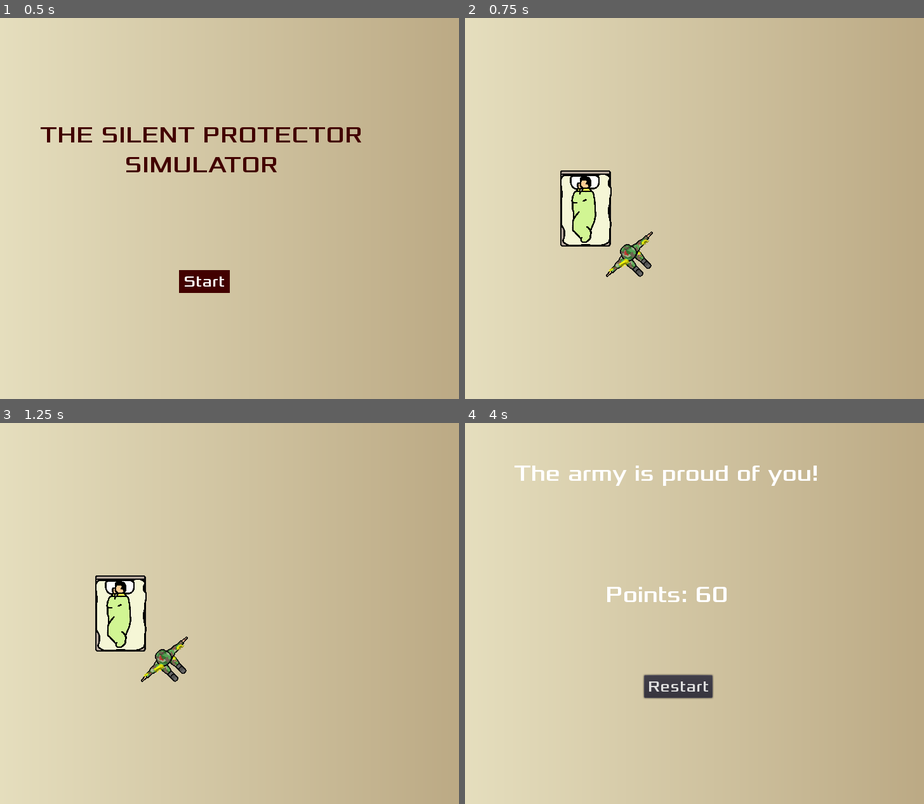
Above: before the commit, frames 1-4 (two rows, left to right).
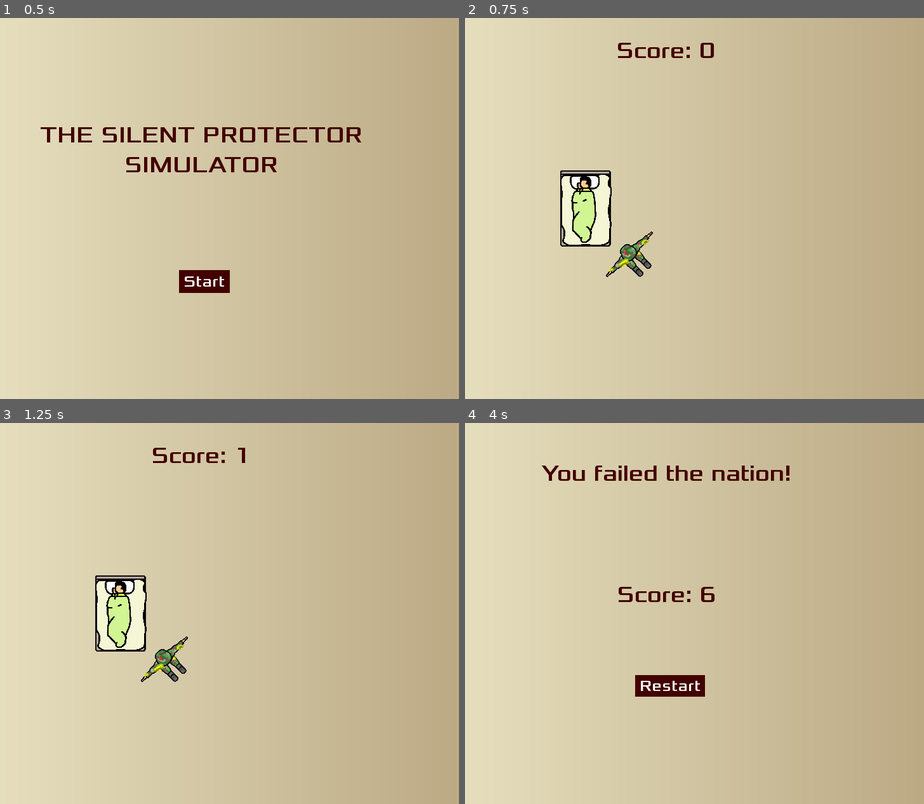
Above: after the commit, the same moments.

Repository: honoriocassiano/the-silent-protector-simulator
Game: Godot game, scene res://Main.tscn
Same seed, same stepped clock (60 frames per second), same inputs: the game is played once before the commit and once after it.
Inputs (mouse positions are in pixels of both pictures, inside the frame that each line leads up to):
- Up to frame 1 (0.5 s): no input
- Up to frame 2 (0.75 s): click "Start" at 0.5 s
- Up to frame 3 (1.25 s): no input
- Up to frame 4 (4 s): move the mouse to (781, 594) at 1.27 s; hold Right (move_right) 1.28-2.03 s; move the mouse to (570, 632) at 2.02 s; hold Down (move_down) 2.03-2.78 s; move the mouse to (722, 529) at 2.77 s; hold Right (move_right) 2.78-3.53 s; move the mouse to (644, 689) at 3.52 s; hold Up (move_up) from 3.53 s (still down)

Frame 1 is identical in both runs. In frame 2, 0.3% of the frame differs, in the area x 33-55%, y 6-11%; in frame 3, 0.3%; in frame 4, 3.1%, in the area x 10-77%, y 11-73%.

Commit message:
Add score and improve Game Over screen styles

Diff:
--- a/HUD.gd
+++ b/HUD.gd
@@ -11,6 +11,7 @@
 # Called when the node enters the scene tree for the first time.
 func _ready():
 	$StartScreen.show()
+	$GameScreen.hide()
 	$EndScreen.hide()
 
 
@@ -21,22 +22,29 @@
 			return messageByMinPoints[1]
 
 
+func update_score(score):
+	$GameScreen/GameScoreLabel.set_text("Score: " + str(score))
+
+
 func end_game(points):
 	$StartScreen.hide()
+	$GameScreen.hide()
 	$EndScreen.show()
 
 #	Set messages
 	$EndScreen/EndGameMessageLabel.set_text(_get_message(points))
-	$EndScreen/PointsLabel.set_text("Points: " + str(points))
+	$EndScreen/PointsLabel.set_text("Score: " + str(points))
 
 
 func _start_screen():
 	$StartScreen.show()
+	$GameScreen.hide()
 	$EndScreen.hide()
 
 
 func _start_game():
 	$StartScreen.hide()
+	$GameScreen.show()
 	$EndScreen.hide()
 
 	emit_signal("start_game")
--- a/HUD.tscn
+++ b/HUD.tscn
@@ -7,24 +7,33 @@
 size = 36
 font_data = ExtResource( 1 )
 
-[sub_resource type="StyleBoxFlat" id=6]
+[sub_resource type="StyleBoxFlat" id=2]
 bg_color = Color( 0.38, 0, 0, 1 )
 
-[sub_resource type="StyleBoxFlat" id=7]
+[sub_resource type="StyleBoxFlat" id=3]
 bg_color = Color( 0.14, 0, 0, 1 )
 
-[sub_resource type="StyleBoxFlat" id=5]
+[sub_resource type="StyleBoxFlat" id=4]
 bg_color = Color( 0.258824, 0, 0, 1 )
 
-[sub_resource type="DynamicFont" id=2]
+[sub_resource type="DynamicFont" id=5]
 size = 24
 font_data = ExtResource( 1 )
 
-[sub_resource type="InputEventAction" id=3]
+[sub_resource type="InputEventAction" id=6]
 action = "ui_select"
 
-[sub_resource type="ShortCut" id=4]
-shortcut = SubResource( 3 )
+[sub_resource type="ShortCut" id=7]
+shortcut = SubResource( 6 )
+
+[sub_resource type="StyleBoxFlat" id=8]
+bg_color = Color( 0.258824, 0, 0, 1 )
+
+[sub_resource type="StyleBoxFlat" id=9]
+bg_color = Color( 0.258824, 0, 0, 1 )
+
+[sub_resource type="StyleBoxFlat" id=10]
+bg_color = Color( 0.258824, 0, 0, 1 )
 
 [node name="CanvasLayer" type="CanvasLayer"]
 follow_viewport_enable = true
@@ -56,19 +65,18 @@
 margin_right = 438.72
 margin_bottom = 432.85
 rect_pivot_offset = Vector2( 40, 18 )
-custom_styles/hover = SubResource( 6 )
-custom_styles/pressed = SubResource( 7 )
-custom_styles/normal = SubResource( 5 )
-custom_fonts/font = SubResource( 2 )
+custom_styles/hover = SubResource( 2 )
+custom_styles/pressed = SubResource( 3 )
+custom_styles/normal = SubResource( 4 )
+custom_fonts/font = SubResource( 5 )
 custom_colors/font_color = Color( 1, 1, 1, 1 )
-shortcut = SubResource( 4 )
+shortcut = SubResource( 7 )
 text = "Start"
 __meta__ = {
 "_edit_use_anchors_": false
 }
 
 [node name="EndScreen" type="Node2D" parent="."]
-visible = false
 
 [node name="EndGameMessageLabel" type="Label" parent="EndScreen"]
 margin_left = 111.5
@@ -79,6 +87,7 @@
 grow_vertical = 2
 rect_pivot_offset = Vector2( 282, 22 )
 custom_fonts/font = SubResource( 1 )
+custom_colors/font_color = Color( 0.258824, 0, 0, 1 )
 text = "The Army is proud of you!"
 align = 1
 __meta__ = {
@@ -94,20 +103,44 @@
 grow_vertical = 2
 rect_pivot_offset = Vector2( 282, 22 )
 custom_fonts/font = SubResource( 1 )
-text = "Points: "
+custom_colors/font_color = Color( 0.258824, 0, 0, 1 )
+text = "Score: "
 align = 1
 __meta__ = {
 "_edit_use_anchors_": false
 }
 
 [node name="RestartGameButton" type="Button" parent="EndScreen"]
-margin_left = 358.72
-margin_top = 396.85
-margin_right = 438.72
-margin_bottom = 432.85
-rect_pivot_offset = Vector2( 40, 18 )
-custom_fonts/font = SubResource( 2 )
+margin_left = 345.0
+margin_top = 397.0
+margin_right = 455.0
+margin_bottom = 431.0
+rect_pivot_offset = Vector2( 55, 17 )
+custom_styles/hover = SubResource( 8 )
+custom_styles/pressed = SubResource( 9 )
+custom_styles/normal = SubResource( 10 )
+custom_fonts/font = SubResource( 5 )
+custom_colors/font_color = Color( 1, 1, 1, 1 )
 text = "Restart"
+__meta__ = {
+"_edit_use_anchors_": false
+}
+
+[node name="GameScreen" type="Node2D" parent="."]
+
+[node name="GameScoreLabel" type="Label" parent="GameScreen"]
+margin_left = 112.0
+margin_top = 29.0
+margin_right = 676.0
+margin_bottom = 73.0
+grow_horizontal = 2
+grow_vertical = 2
+rect_pivot_offset = Vector2( 282, 22 )
+custom_fonts/font = SubResource( 1 )
+custom_colors/font_color = Color( 0.258824, 0, 0, 1 )
+text = "Score: "
+align = 1
+valign = 1
 __meta__ = {
 "_edit_use_anchors_": false
 }
--- a/Main.gd
+++ b/Main.gd
@@ -1,16 +1,14 @@
 extends Node
-
-#var bedPosition
 
 export (PackedScene) var Shoot
 export var soldier_distance_from_bed = 100.0
+
+var score
 
 # Called when the node enters the scene tree for the first time.
 func _ready():
 
 	randomize()
-
-	pass # Replace with function body.
 
 
 # Called every frame. 'delta' is the elapsed time since the previous frame.
@@ -19,12 +17,16 @@
 
 func _new_game():
 
+	score = 0
+
 	$Bed.start()
 	$Soldier.start()
 
 	$ShootSpawnTimer.start()
+	$ScoreTimer.start()
 
-	pass
+	$HUD.update_score(score)
+
 
 func _on_ShootSpawnTimer_timeout():
 
@@ -73,10 +75,8 @@
 
 func _end_game():
 
-#	TODO Count the points
-	var points = 60
-
 	$ShootSpawnTimer.stop()
+	$ScoreTimer.stop()
 
 #	Delete all the shoots that still active
 	get_tree().call_group("shoots", "queue_free")
@@ -84,8 +84,15 @@
 	$Bed.hide()
 	$Soldier.hide()
 
-	$HUD.end_game(points)
+	$HUD.end_game(score)
 
 
 func _on_Bed_game_over():
 	_end_game()
+
+
+func _on_ScoreTimer_timeout():
+
+	score += 1
+
+	$HUD.update_score(score)
--- a/Main.tscn
+++ b/Main.tscn
@@ -38,6 +38,9 @@
 
 [node name="ShootSpawnTimer" type="Timer" parent="."]
 
+[node name="ScoreTimer" type="Timer" parent="."]
+wait_time = 0.5
+
 [node name="HUD" parent="." instance=ExtResource( 2 )]
 
 [node name="Bed" parent="." instance=ExtResource( 1 )]
@@ -53,5 +56,6 @@
 position = Vector2( -0.615845, -3.41257 )
 rotation = 0.00314968
 [connection signal="timeout" from="ShootSpawnTimer" to="." method="_on_ShootSpawnTimer_timeout"]
+[connection signal="timeout" from="ScoreTimer" to="." method="_on_ScoreTimer_timeout"]
 [connection signal="start_game" from="HUD" to="." method="_on_HUD_start_game"]
 [connection signal="game_over" from="Bed" to="." method="_on_Bed_game_over"]
Not shown: 1 places in HUD.tscn that only renumber resources
